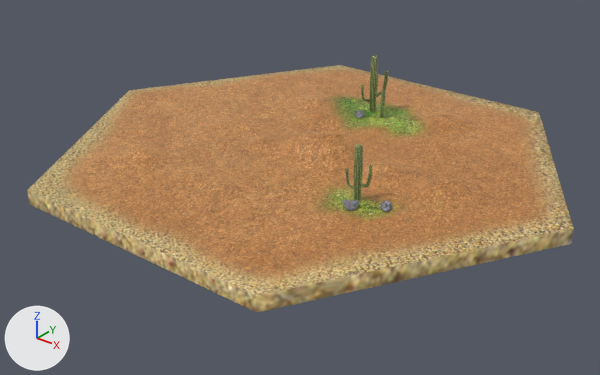
One commit to the FBX model src/Content/Models/greyhex.fbx: the scene before it, then after it.
The view is the same before and after, from a 50 mm camera at (21.1, -27.1, 14.6) aimed at (0.3, -1.1, -1.5). Every picture has the same lights, and +X, +Y and +Z are marked at lower left. Where no turn or scale is listed for an object, it has been applied to the vertices. Vertices at the same position are counted once.

The first picture shows 'Hexa', 'Kaktus', 'Kaktus2', 'Kaktus3', 'Kamen1', 'Kamen2', 'Kamen3'.
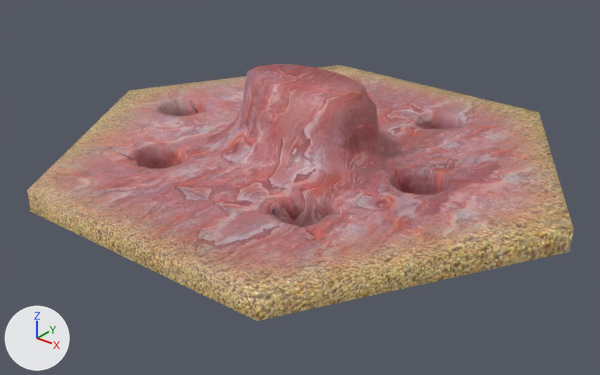
Pixel boxes [x1, y1, x2, y2] of what changed, in the pictures (600 x 375 px):
'Hexa', reshaped
    before: [27, 65, 574, 312]
    after: [27, 64, 574, 321]
'Kaktus', deleted (green)
    before: [345, 144, 372, 201]
'Kaktus2', deleted (green)
    before: [361, 55, 388, 112]
'Kamen2', deleted
    before: [342, 200, 360, 211]
'Kamen1', deleted
    before: [380, 201, 393, 212]
'Kaktus3', deleted
    before: [380, 90, 385, 118]
'Kamen3', deleted
    before: [355, 110, 365, 118]
part 1 of me_hexa, built on
    before: [27, 83, 574, 312]
    after: [27, 64, 574, 321]
part 2 of me_hexa, recoloured
    both: [28, 65, 574, 296]

What changed in the scene script:
```text
Add img_lom_jpg:
    img_lom_jpg = load_image('lom.jpg', 'lom.jpg', 1024, 1024, 'sRGB')
Add mat_lom__lom_jpg:
    mat_lom__lom_jpg = principled_material('lom__lom.jpg')
    mat_lom__lom_jpg.texture = img_lom_jpg
Change me_hexa:
    used by ob_hexa; location = (0.0, 0.0, 0.0)
    remove me_hexa.from_pydata(...)  # 811 vertices, 1440 faces; spans x -12.2..12.2, y -10.6..10.6, z -0.7..1.1
    add me_hexa.from_pydata(...)  # 1097 vertices, 1665 faces; spans x -12.2..12.2, y -10.6..10.6, z -2.1..3.3
    me_hexa part 1: 193 vertices moved from x -12.2..12.2, y -10.6..10.6, z -0.7..0.9 to x -12.2..12.2, y -10.6..10.6, z -1.0..3.3; 66 vertices removed from x -8.9..6.9, y -6.3..7.1, z 0.0..1.1; 352 vertices added at x -9.3..6.9, y -6.3..7.6, z -2.1..3.3
    me_hexa part 2: 1205 faces spanning x -12.2..12.2, y -10.6..10.6, z -1.0..3.3 switch from mat_poust__poust_hexa_png (picture img_poust_hexa_png) to mat_lom__lom_jpg (picture img_lom_jpg)
Remove ob_kaktus3:
    ob_kaktus3 = bpy.data.objects.new('Kaktus3', me_kaktus3)
    ob_kaktus3.location = (0.45, 5.09, -0.01)
Remove ob_kaktus2:
    ob_kaktus2 = bpy.data.objects.new('Kaktus2', me_kaktus2)
    ob_kaktus2.location = (-0.38, 5.5, -0.01)
Remove ob_kamen2:
    ob_kamen2 = bpy.data.objects.new('Kamen2', me_kamen2)
    ob_kamen2.location = (4.87, -3.74, 0.12)
Remove ob_kaktus:
    ob_kaktus = bpy.data.objects.new('Kaktus', me_kaktus)
    ob_kaktus.location = (4.66, -3.02, -0.01)
Remove ob_kamen1:
    ob_kamen1 = bpy.data.objects.new('Kamen1', me_kamen1)
    ob_kamen1.location = (6.01, -2.94, 0.12)
Remove ob_kamen3:
    ob_kamen3 = bpy.data.objects.new('Kamen3', me_kamen3)
    ob_kamen3.location = (-0.43, 4.51, 0.12)
```
